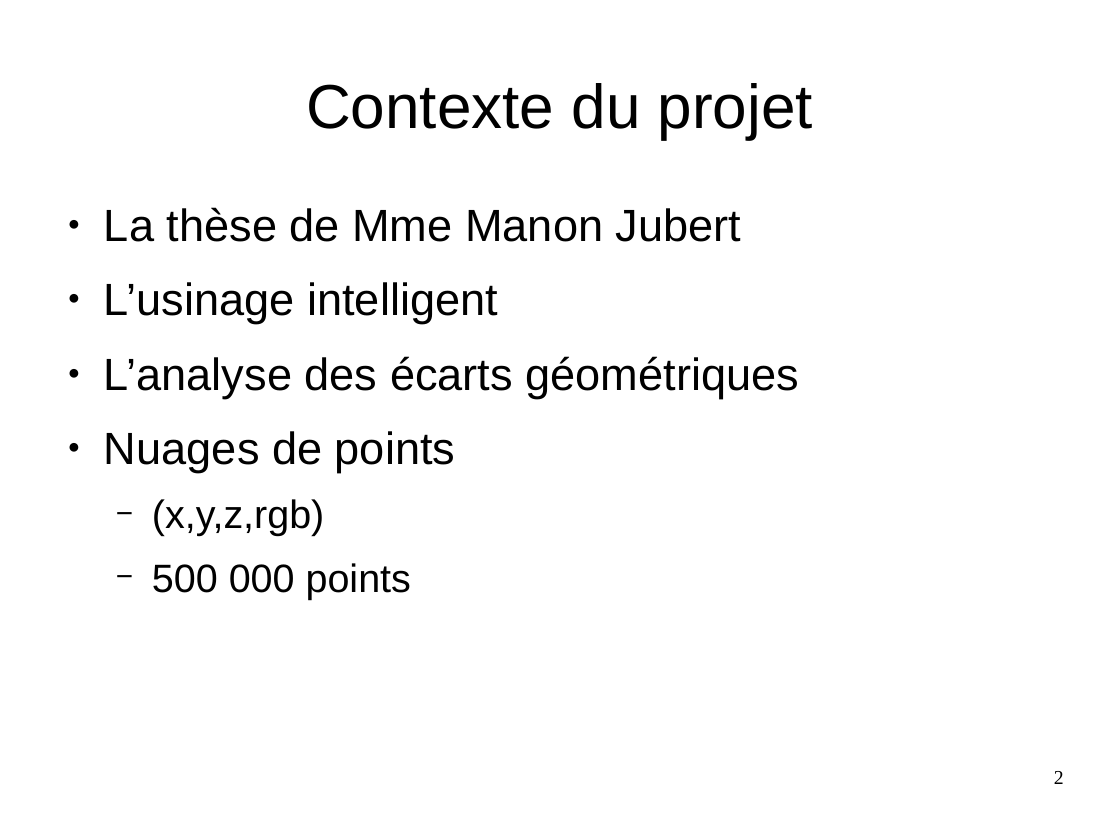
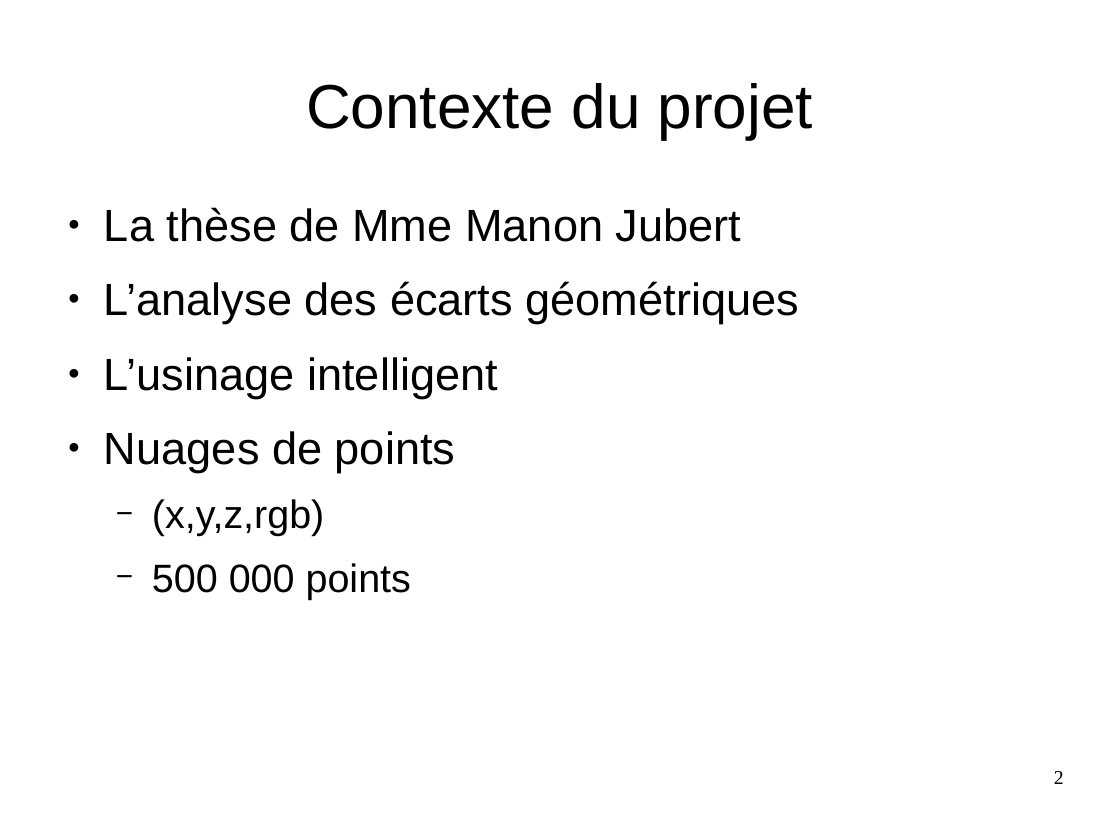
Before and after one commit to MABILYJohan/TER_Recalage_multi_points, a slide deck: slide 2 of Rapports et diapos/Diapositive_TER.odp. Drawn at 1120x840 pixels with LibreOffice and Linux fonts; fonts in the diff are those of the drawing; background and template pictures are left out. Boxes give left, top, right and bottom in pixels: in the first picture for what was removed or moved away, otherwise in the second. Text is boxed around its words. In the diff, an @@ line names an element or a change of style, - is before the commit and + after.

```diff
--- a/Rapports et diapos/Diapositive_TER.odp
+++ b/Rapports et diapos/Diapositive_TER.odp
@@ text at <box>104,281,799,324</box>: paragraph added @@
+● L’analyse des écarts géométriques
@@ text at <box>104,356,799,398</box>: paragraph removed @@
-● L’analyse des écarts géométriques
```
Also in this commit, not shown: 2 other slides changed, 1 other file.
